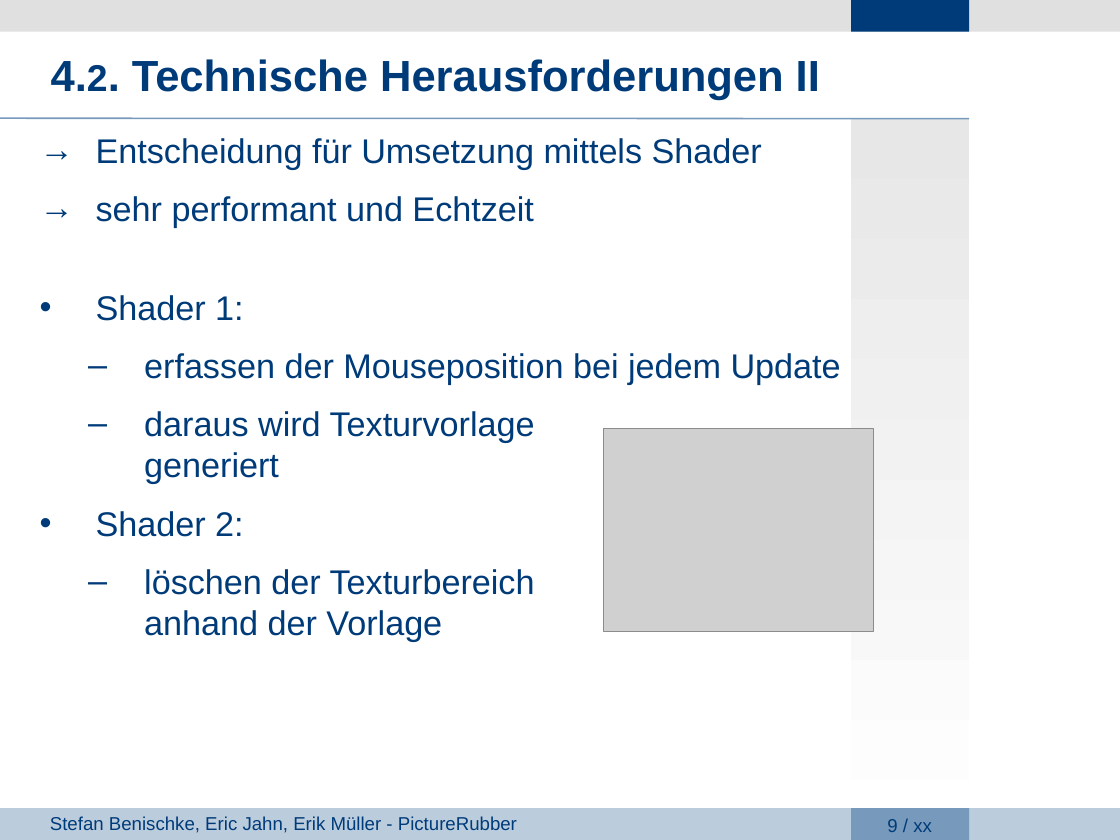
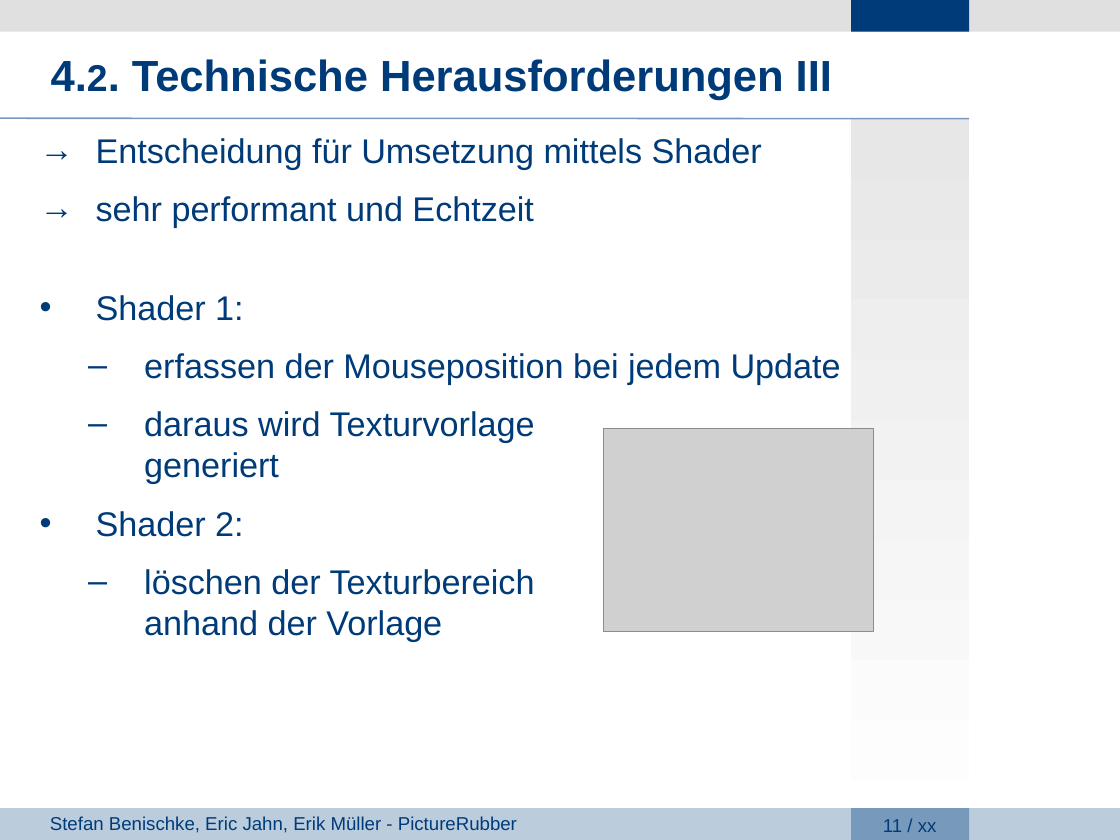
Before and after one commit to giuliarouge/picturerubber, a slide deck: slide 11 of Präsentation.ppt (slide 9 before the commit). Drawn at 1120x840 pixels with LibreOffice and Linux fonts; fonts in the diff are those of the drawing; grey boxes stand for pictures; background and template pictures are left out. Boxes give left, top, right and bottom in pixels: in the first picture for what was removed or moved away, otherwise in the second. Text is boxed around its words. In the diff, an @@ line names an element or a change of style, - is before the commit and + after.

```diff
--- a/Präsentation.ppt
+++ b/Präsentation.ppt
@@ text at (51,59,832,101): text changed @@
-4.2. Technische Herausforderungen II
+4.2. Technische Herausforderungen III
@@ page number at (883,819,937,832): text changed @@
-9 / xx
+11 / xx
```
Also in this commit, not shown: 5 other slides changed, 8 slides added, 1 slide removed, 3 other files.
